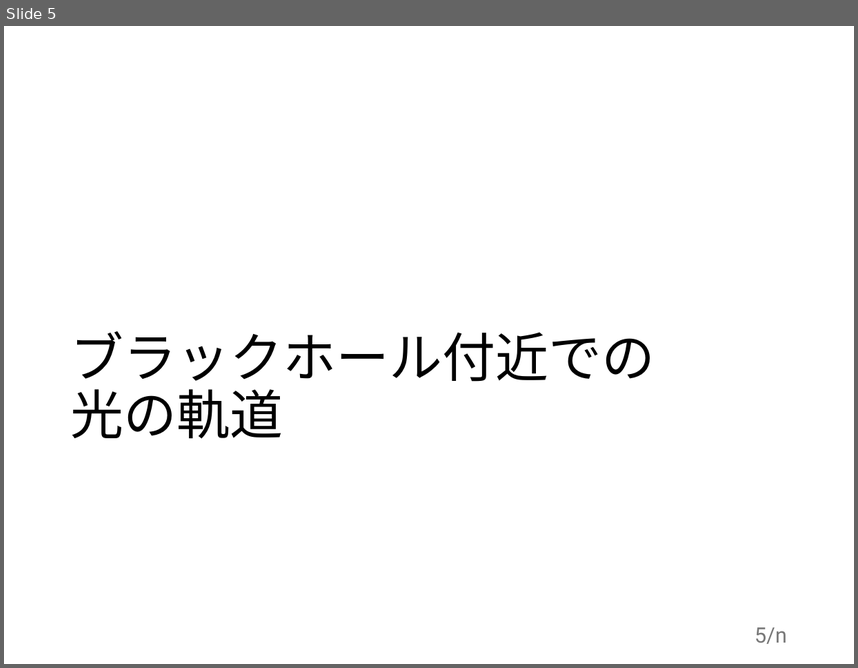
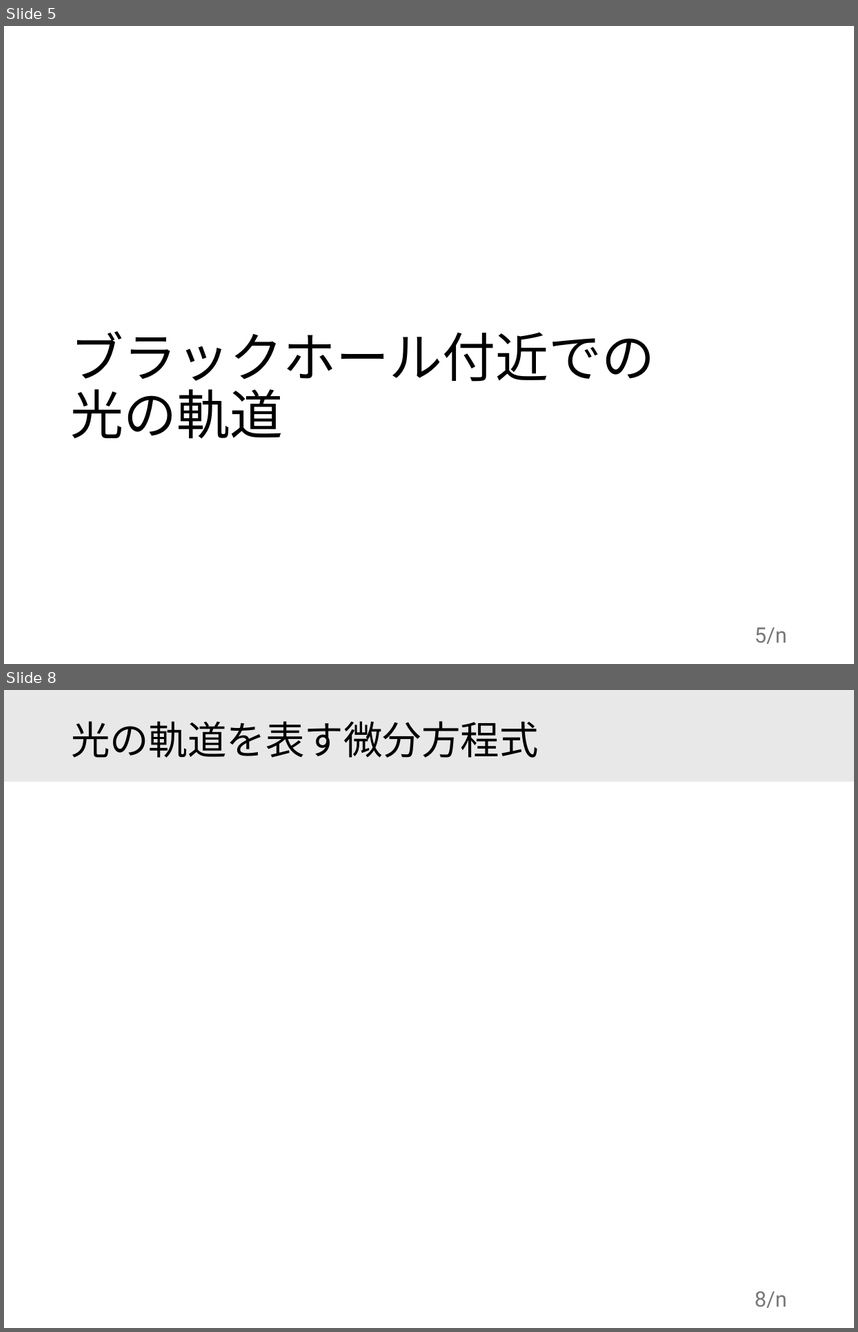
Before and after one commit to motoki-omamiuda/gakushuin, a slide deck: docs/大輪講.pptx. Shown one above the other, each under a label of ours: slide 5 before the commit, slides 5 and 8 after it; the slides between them are not shown. The pictures are 858x668 and 858x1332 pixels, drawn with LibreOffice and Linux fonts; fonts in the diff are those of the drawing. Boxes give left, top, right and bottom in pixels: in the first picture for what was removed or moved away, otherwise in the second. Text is boxed around its words. In the diff, an @@ line names an element or a change of style, - is before the commit and + after.

```diff
--- a/docs/大輪講.pptx
+++ b/docs/大輪講.pptx
@@ slide 8 added at (x1=4, y1=690, x2=854, y2=1328), background #FFFFFF @@
@@ rectangle added at (x1=4, y1=690, x2=854, y2=782), fill #E8E8E8 @@
@@ title added at (x1=71, y1=721, x2=538, y2=758), 33 pt, text #000000 @@
+光の軌道を表す微分方程式
@@ page number added at (x1=755, y1=1291, x2=787, y2=1308), 18 pt, text #797979 @@
+8/n
```
Also in this commit, not shown: 3 slides changed, 18 other files.
